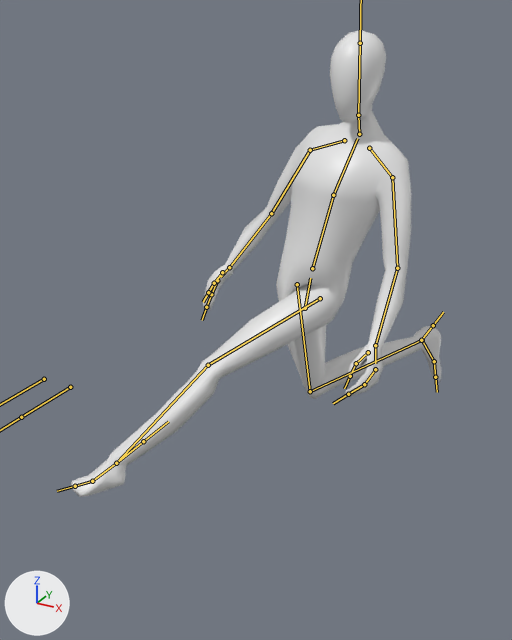
An edit to the FBX model Assets/Models/Character/charachter model.fbx, drawn before and after from the same camera.
Before and after are seen from a camera (50 mm lens) standing at (0.99, -2.17, 1.73) and looking at (-0.07, -0.25, 0.78). The lights are fixed; the arrows at lower left show +X, +Y and +Z. Both versions are drawn at frame 15 of the action 'Aramature|Diagonal.BR'; the numbers are the values there. The bones that bend it are drawn over the model as lines.
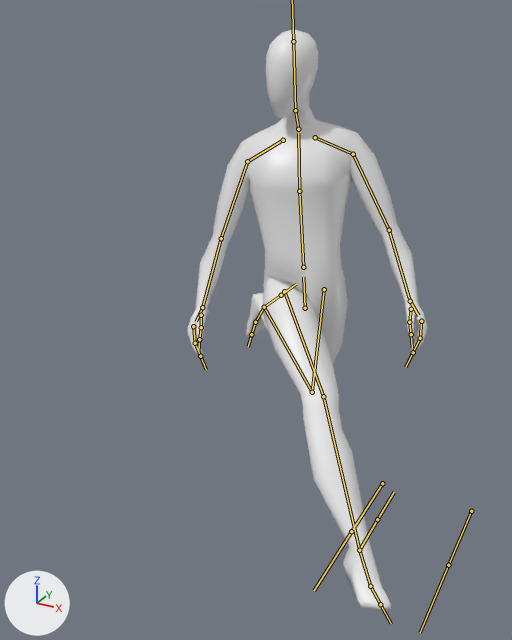
The change in detail:
Bone 'Hips' (bone_hips) turns from (-14, -30, 0) to (-14, 30, 0) degrees about its own x, y and z.
Bone 'Chest' (bone_chest) turns from (0, 10, 2) to (0, -10, -2) degrees about its own x, y and z.
Bone 'Neck' (bone_neck) turns from (17, 22, 4) to (17, -22, -4) degrees about its own x, y and z.
Bone 'UpperLeg.L' (bone_upperleg_l) turns from (56, 32, 12) to (-22, -19, -4) degrees about its own x, y and z.
Bone 'LowerLeg.L' (bone_lowerleg_l) turns from (-12, 0, -1) to (-101, -7, -6) degrees about its own x, y and z.
Bone 'Feet.L' (bone_feet_l) turns from (-49, -13, -11) to (25, 16, 0) degrees about its own x, y and z.
Bone 'UpperLeg.R' (bone_upperleg_r) turns from (-22, 19, 4) to (50, -22, -1) degrees about its own x, y and z.
Bone 'LowerLeg.R' (bone_lowerleg_r) turns from (-101, 7, 6) to (-12, 0, 1) degrees about its own x, y and z.
Bone 'Feet.R' (bone_feet_r) turns from (25, -16, 0) to (-48, 3, 22) degrees about its own x, y and z.

Boxes [x1, y1, x2, y2] around the edits, measured in the pictures (512 x 640 px):
'Cube', posed (35% narrower, 25% taller)
    before: [71, 30, 442, 497]
    after: [187, 29, 428, 611]
bone 'Hips', root to tip
    before: (305, 308) to (310, 278)
    after: (305, 308) to (303, 277)
bone 'Chest', root to tip
    before: (333, 195) to (357, 138)
    after: (299, 191) to (298, 133)
bone 'Neck', root to tip
    before: (359, 134) to (358, 115)
    after: (298, 129) to (295, 110)
bone 'UpperLeg.L', root to tip
    before: (320, 298) to (208, 365)
    after: (324, 289) to (312, 392)
bone 'LowerLeg.L', root to tip
    before: (208, 365) to (116, 463)
    after: (312, 392) to (264, 307)
bone 'Feet.L', root to tip
    before: (116, 463) to (92, 481)
    after: (264, 307) to (255, 322)
bone 'UpperLeg.R', root to tip
    before: (297, 284) to (310, 391)
    after: (284, 291) to (323, 396)
bone 'LowerLeg.R', root to tip
    before: (310, 391) to (422, 340)
    after: (323, 396) to (359, 550)
bone 'Feet.R', root to tip
    before: (422, 340) to (434, 361)
    after: (359, 550) to (370, 586)
